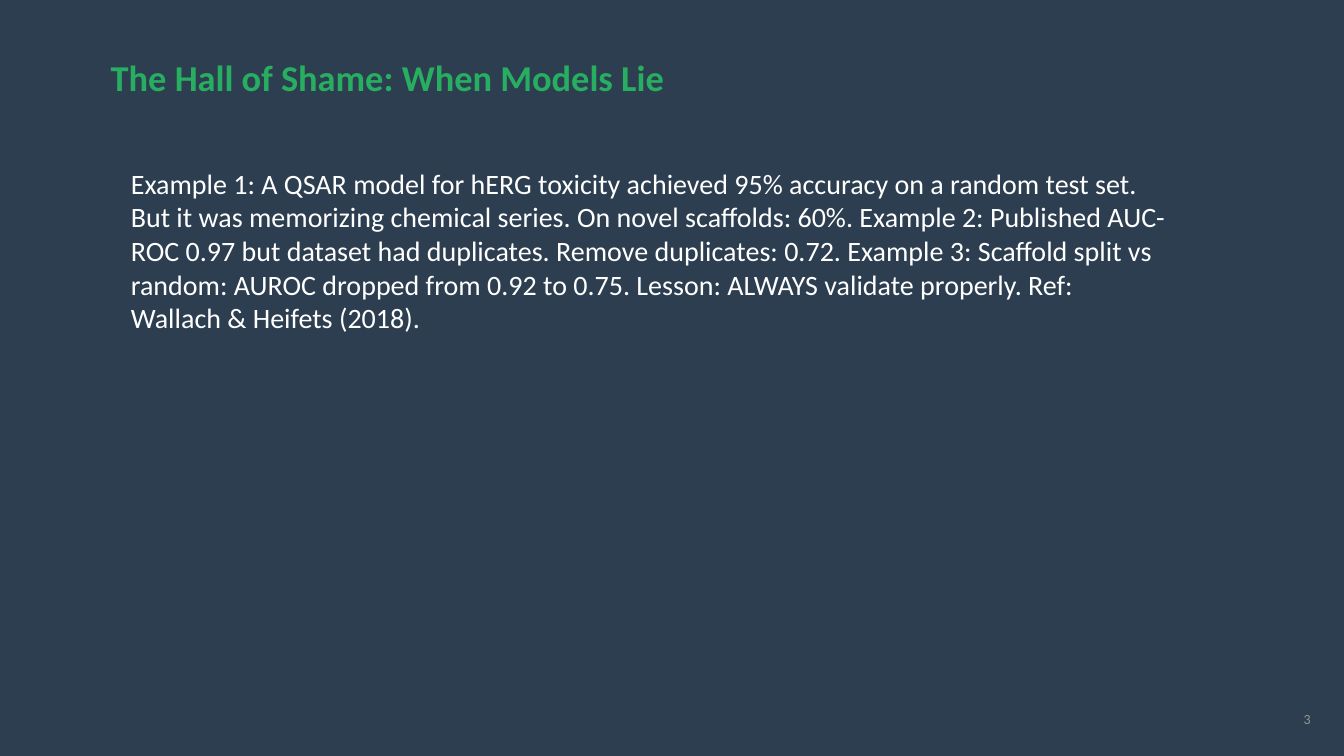
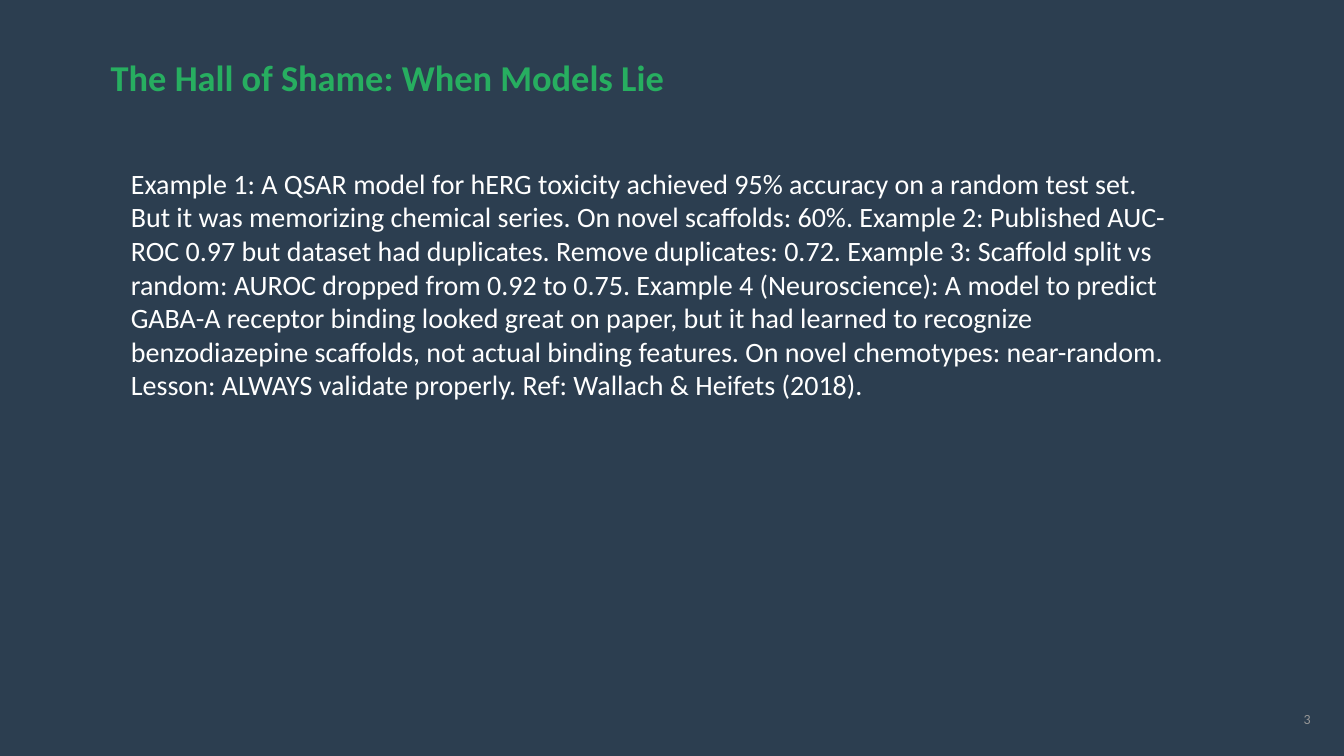
Before and after one commit to officialprateekmethwani-coder/AI-Drug-Discovery, a slide deck: slide 3 of week3_evaluation/slides.pptx. Drawn at 1344x756 pixels with LibreOffice and Linux fonts; fonts in the diff are those of the drawing. Boxes give left, top, right and bottom in pixels: in the first picture for what was removed or moved away, otherwise in the second. Text is boxed around its words. In the diff, an @@ line names an element or a change of style, - is before the commit and + after.

```diff
--- a/week3_evaluation/slides.pptx
+++ b/week3_evaluation/slides.pptx
@@ text at [131,174,1164,400]: text changed @@
-Example 1: A QSAR model for hERG toxicity achieved 95% accuracy on a random test set. But it was memorizing chemical series. On novel scaffolds: 60%. Example 2: Published AUC-ROC 0.97 but dataset had duplicates. Remove duplicates: 0.72. Example 3: Scaffold split vs random: AUROC dropped from 0.92 to 0.75. Lesson: ALWAYS validate properly. Ref: Wallach & Heifets (2018).
+Example 1: A QSAR model for hERG toxicity achieved 95% accuracy on a random test set. But it was memorizing chemical series. On novel scaffolds: 60%. Example 2: Published AUC-ROC 0.97 but dataset had duplicates. Remove duplicates: 0.72. Example 3: Scaffold split vs random: AUROC dropped from 0.92 to 0.75. Example 4 (Neuroscience): A model to predict GABA-A receptor binding looked great on paper, but it had learned to recognize benzodiazepine scaffolds, not actual binding features. On novel chemotypes: near-random. Lesson: ALWAYS validate properly. Ref: Wallach & Heifets (2018).
```
Also in this commit, not shown: 4 other files.
